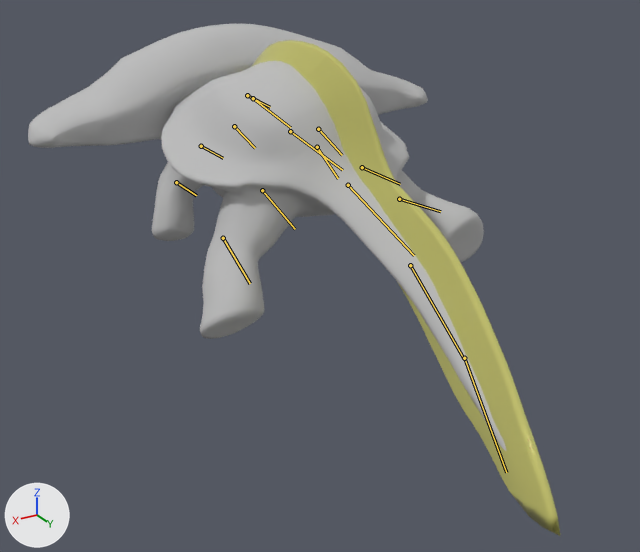
Two versions of the FBX model Assets/Art/Mesh/Character/Anims/A_Babies_Idle2.fbx, one commit apart.
The view is the same before and after, from a 50 mm lens placed at (0.401, 0.808, 0.193), pointed at (0.019, 0.171, -0.126). Every picture has the same lights, and +X, +Y and +Z are marked at lower left. Both versions are drawn at frame -13 of the action 'Take 001'; the numbers are the values there. The bones that bend it are drawn over the model as lines.

The first picture shows 'Baby_low'.
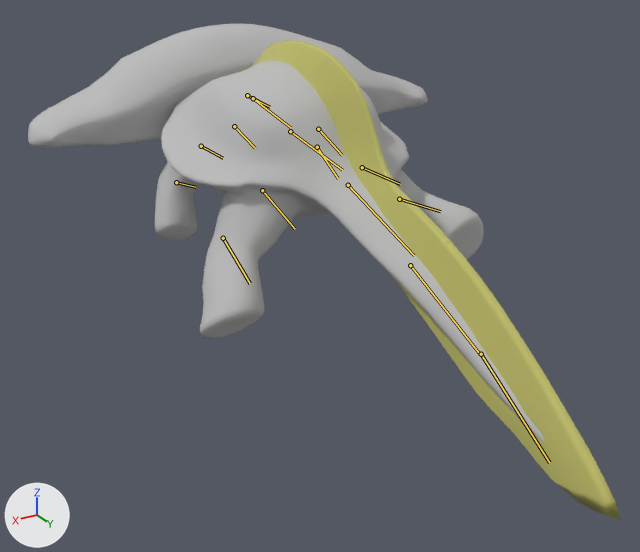
Scene script edits in JSON lines:
```json
{"block": "bone_bone010", "where": "bone_bone010 = bpy.data.objects['Bone001'].pose.bones['Bone010']  # child of 'Bone009'"}
{"op": "set", "path": "bone_bone010.rotation_quaternion", "old": "(0.996, -0.07, -0.004, -0.062)", "new": "(0.997, -0.07, -0.01, 0.019)", "note": "degrees (-8, -1, -7) -> degrees (-8, -1, 2)"}
{"block": "bone_bone011", "where": "bone_bone011 = bpy.data.objects['Bone001'].pose.bones['Bone011']  # child of 'Bone010'"}
{"op": "set", "path": "bone_bone011.rotation_quaternion", "old": "(0.996, 0.0, 0.0, -0.087)", "new": "(0.998, 0.0, 0.0, -0.063)", "note": "degrees (0, 0, -10) -> degrees (0, 0, -7)"}
{"block": "bone_bone023", "where": "bone_bone023 = bpy.data.objects['Bone001'].pose.bones['Bone023']  # child of 'Bone022'"}
{"op": "set", "path": "bone_bone023.rotation_quaternion", "old": "(1.0, 0.0, 0.0, 0.0)", "new": "(0.996, 0.087, 0.017, -0.002)", "note": "degrees (0, 0, 0) -> degrees (10, 2, 0)"}
```

What differs and where, as boxes (x1, y1, x2, y2) in the pictures (640 x 552 px):
```json
{"object": "Baby_low", "change": "posed", "before": [28, 24, 560, 536], "after": [28, 24, 620, 520], "on screen": "11% wider"}
{"bone": "Bone010", "before": "(410, 265) to (464, 359)", "after": "(410, 265) to (480, 355)"}
{"bone": "Bone011", "before": "(464, 358) to (506, 472)", "after": "(481, 354) to (549, 462)"}
{"bone": "Bone023", "before": "(176, 182) to (196, 195)", "after": "(176, 182) to (195, 187)"}
```
